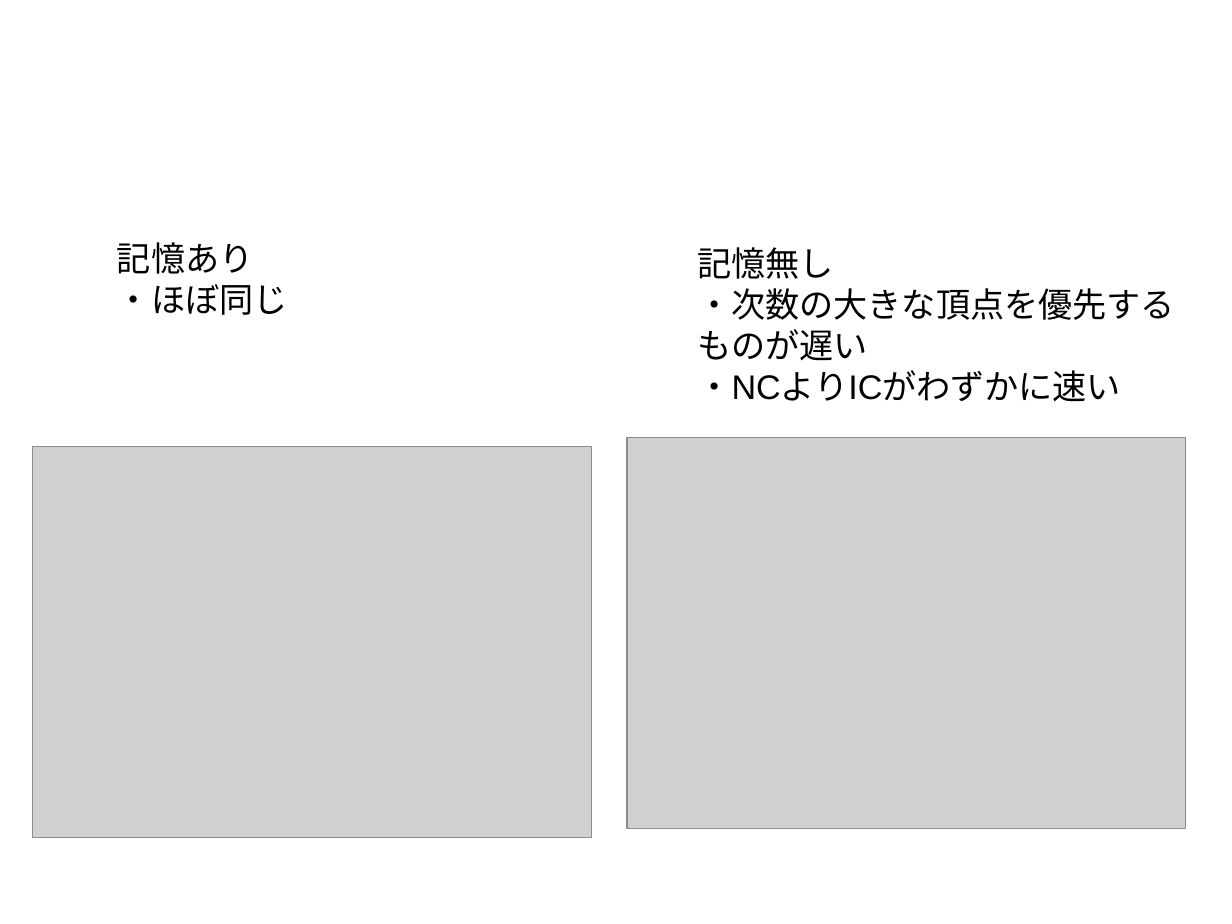
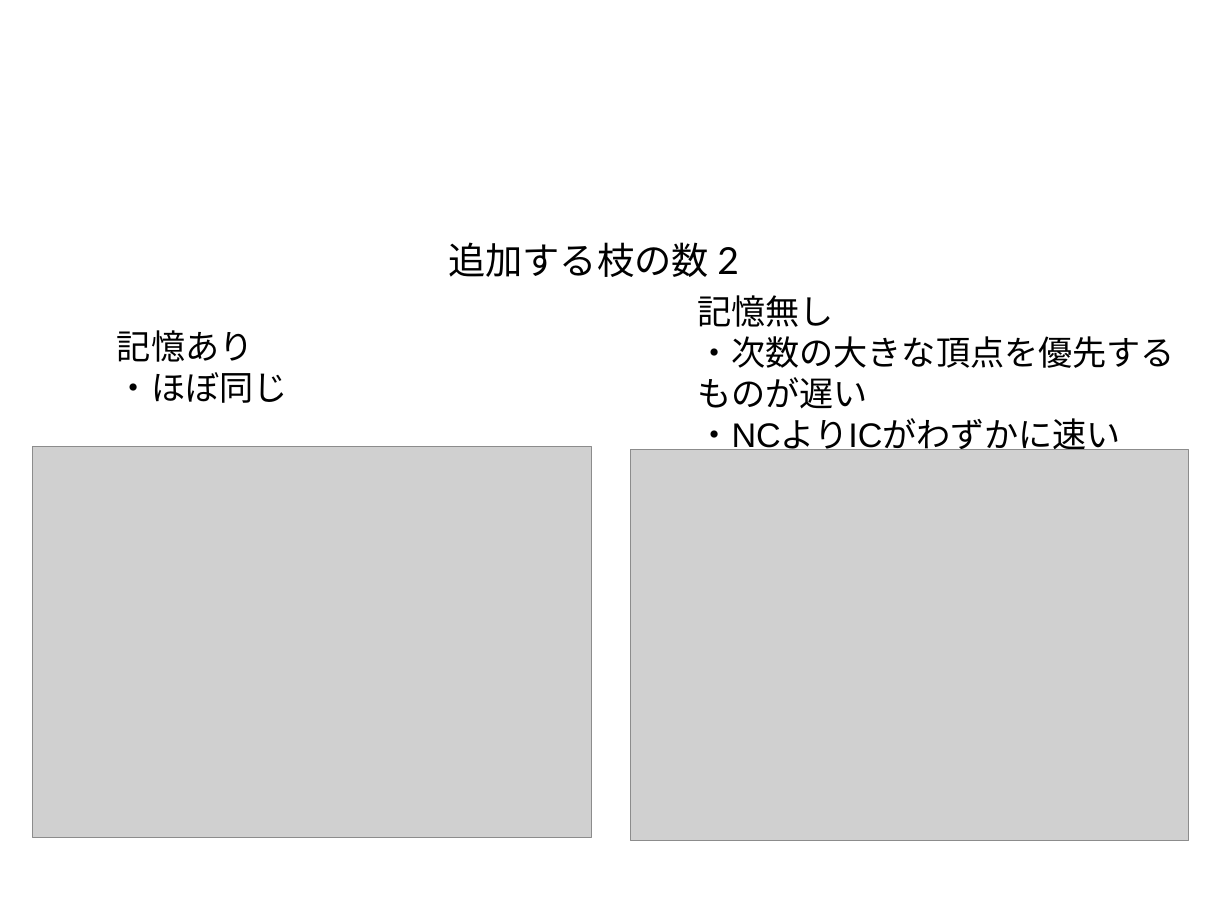
Before and after one commit to awesomest/NetWork_g-2015, a slide deck: slide 36 of 中間発表.odp (slide 33 before the commit). Drawn at 1232x924 pixels with LibreOffice and Linux fonts; fonts in the diff are those of the drawing; grey boxes stand for pictures; background and template pictures are left out. Boxes give left, top, right and bottom in pixels: in the first picture for what was removed or moved away, otherwise in the second. Text is boxed around its words. In the diff, an @@ line names an element or a change of style, - is before the commit and + after.

```diff
--- a/中間発表.odp
+++ b/中間発表.odp
@@ text added at <box>448,242,739,277</box>, 24 pt, text #000000 @@
+追加する枝の数 2
@@ text "記憶無し" rewrapped from <box>697,247,1174,402</box> to <box>697,295,1174,456</box> @@
@@ text "記憶あり": place and size @@
-text "記憶あり" at <box>117,242,287,315</box>
+text "記憶あり" at <box>117,330,287,403</box>
@@ picture: place and size @@
-picture at <box>627,437,1186,828</box>
+picture at <box>631,449,1190,841</box>
```
Also in this commit, not shown: 36 other slides changed, 6 slides added, 2 slides removed.
